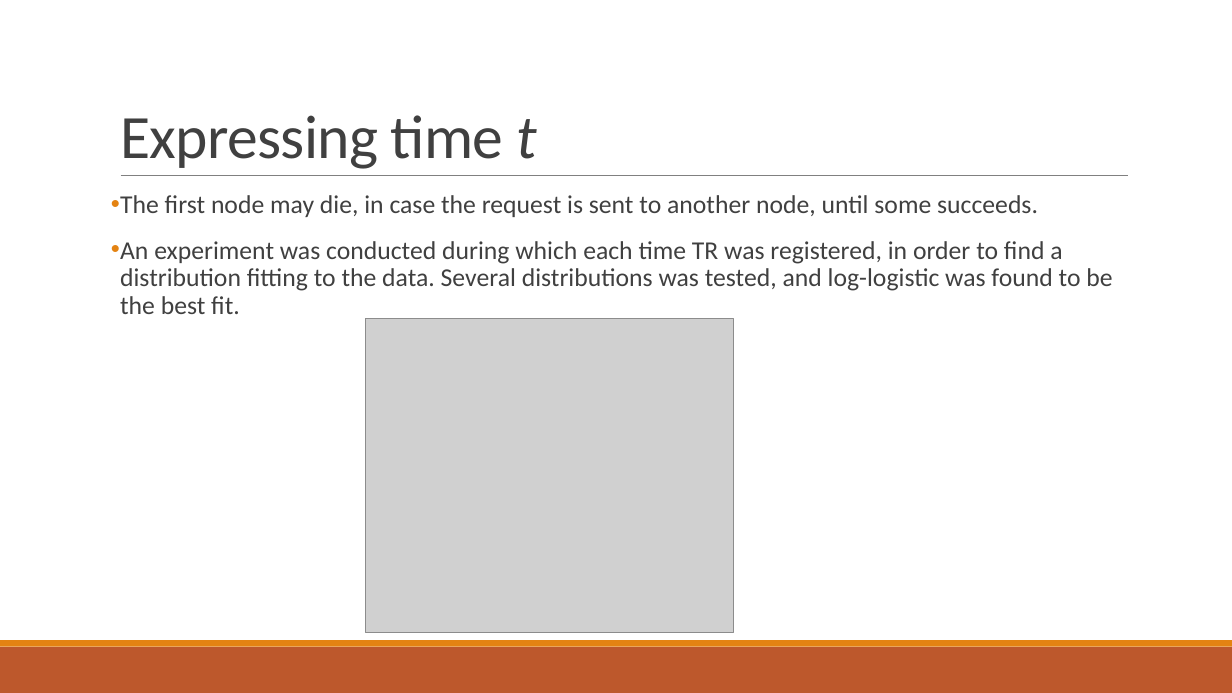
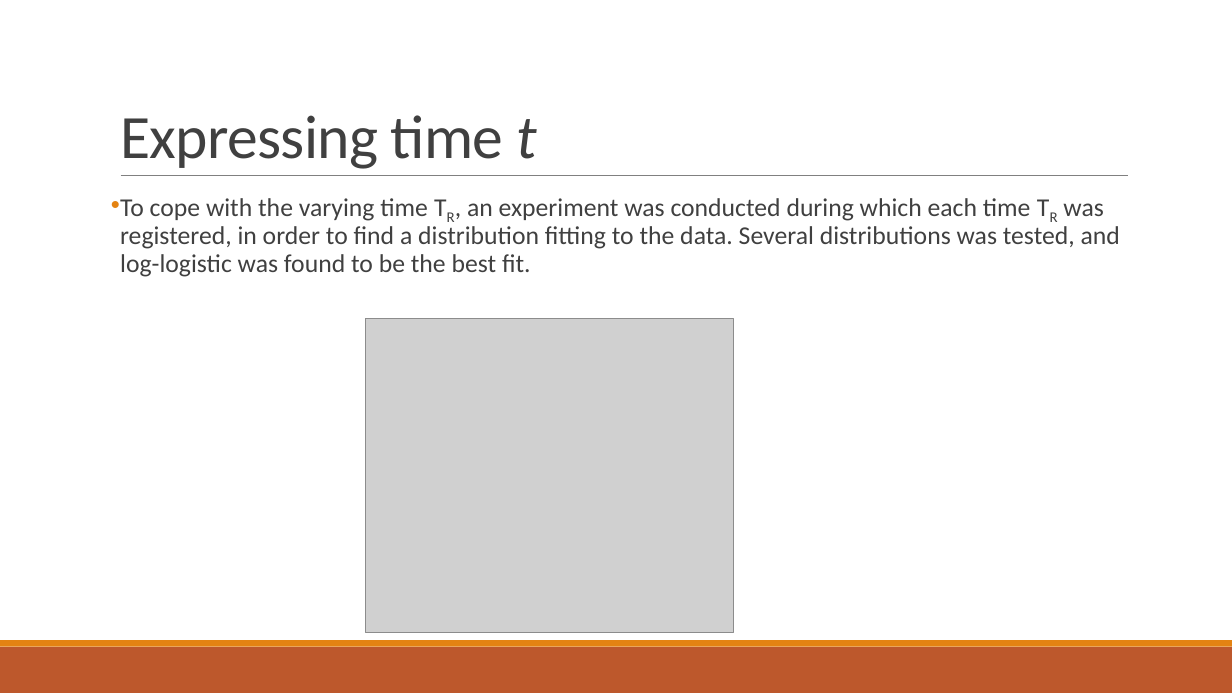
Before and after one commit to PStahl/master_thesis, a slide deck: slide 33 of presentation/presentation.pptx. Drawn at 1232x693 pixels with LibreOffice and Linux fonts; fonts in the diff are those of the drawing; grey boxes stand for pictures. Boxes give left, top, right and bottom in pixels: in the first picture for what was removed or moved away, otherwise in the second. Text is boxed around its words. In the diff, an @@ line names an element or a change of style, - is before the commit and + after.

```diff
--- a/presentation/presentation.pptx
+++ b/presentation/presentation.pptx
@@ text at bbox=[120, 198, 1120, 277]: text changed @@
-• The first node may die, in case the request is sent to another node, until some succeeds.
-• An experiment was conducted during which each time TR was registered, in order to find a distribution fitting to the data. Several distributions was tested, and log-logistic was found to be the best fit.
+• To cope with the varying time TR, an experiment was conducted during which each time TR was registered, in order to find a distribution fitting to the data. Several distributions was tested, and log-logistic was found to be the best fit.
```
Also in this commit, not shown: 5 other slides changed.
